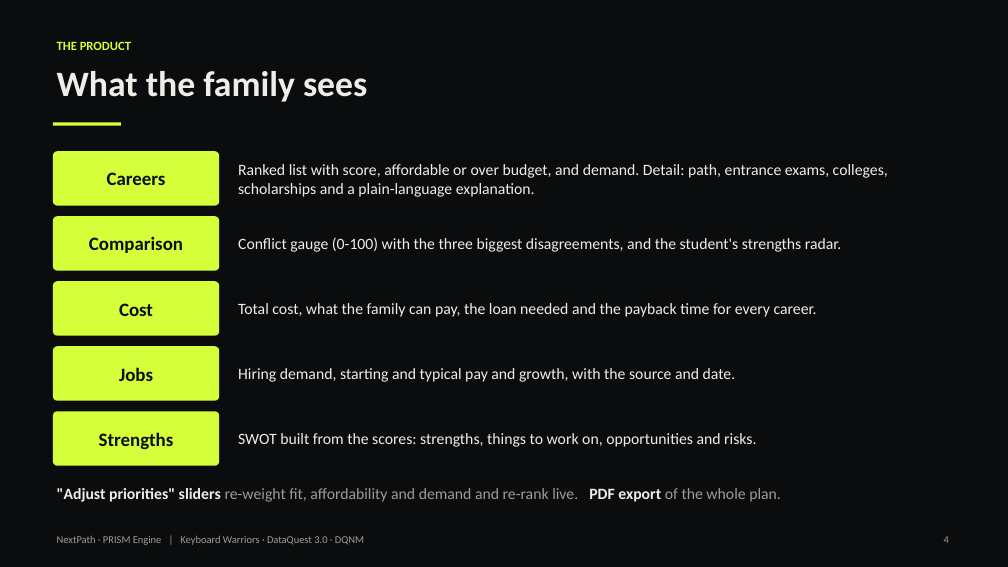
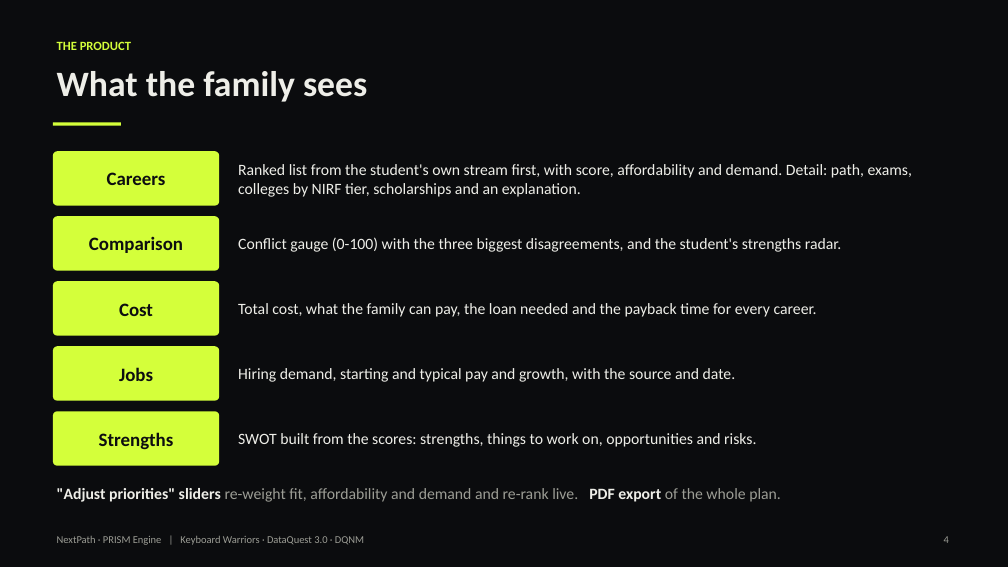
Before and after one commit to xSnehank/nextpath-prime, a slide deck: slide 4 of docs/PRISM-Engine.pptx. Drawn at 1008x567 pixels with LibreOffice and Linux fonts; fonts in the diff are those of the drawing. Boxes give left, top, right and bottom in pixels: in the first picture for what was removed or moved away, otherwise in the second. Text is boxed around its words. In the diff, an @@ line names an element or a change of style, - is before the commit and + after.

Commit message:
feat: stream-aware catalog with 56 careers, 59 programmes and 355 colleges
- db/data/*.csv: curated careers, degree programmes (eligible and natural
  Class 11-12 streams per regulator), 355 colleges with NIRF 2025 tiers,
  and fee sources (official where found, otherwise flagged estimates).
- db/scripts/build_catalog.py validates the catalog and generates seed 02;
  O*NET weights read careers.csv; market rows for the 43 new careers.
- Migration 004: profiles.stream, courses eligible/primary streams,
  exams_colleges.tier; SQL tests for the new rules.
- Backend: step 0 stream rule (own stream first, closed careers left out),
  cost at a typical (median) college, colleges shown 4 per tier;
  StudentProfile.stream required; stream_match / typical_college / tier.
- Frontend: stream question on onboarding, "Outside your stream" badge,
  colleges grouped by tier with course and city.
- Docs: guide section 4 (steps 0, 3, 5), README data section, deck.

```diff
--- a/docs/PRISM-Engine.pptx
+++ b/docs/PRISM-Engine.pptx
@@ text at [238,164,912,197]: text changed @@
-Ranked list with score, affordable or over budget, and demand. Detail: path, entrance exams, colleges, scholarships and a plain-language explanation.
+Ranked list from the student's own stream first, with score, affordability and demand. Detail: path, exams, colleges by NIRF tier, scholarships and an explanation.
```
Also in this commit, not shown: 5 other slides changed, 43 other files.
